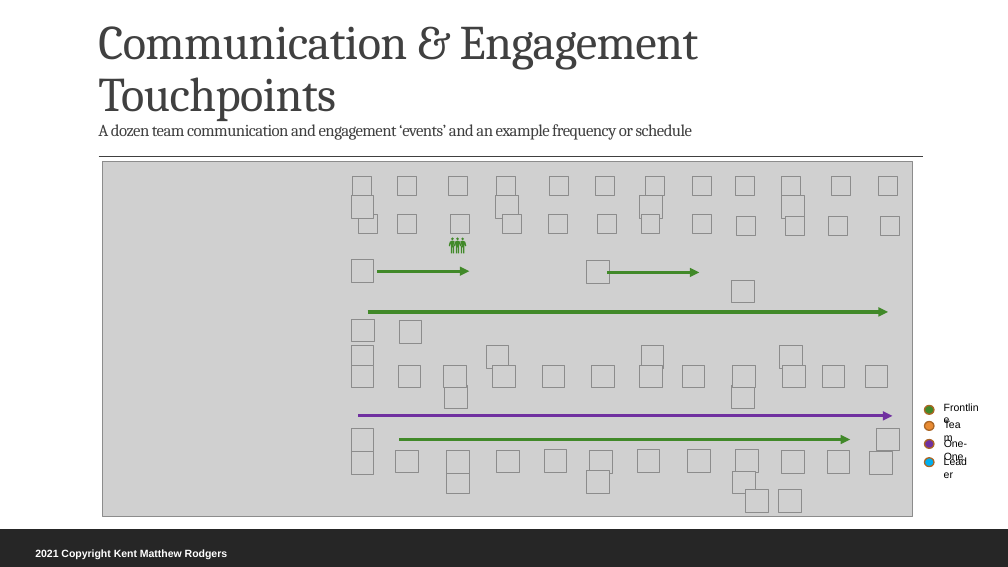
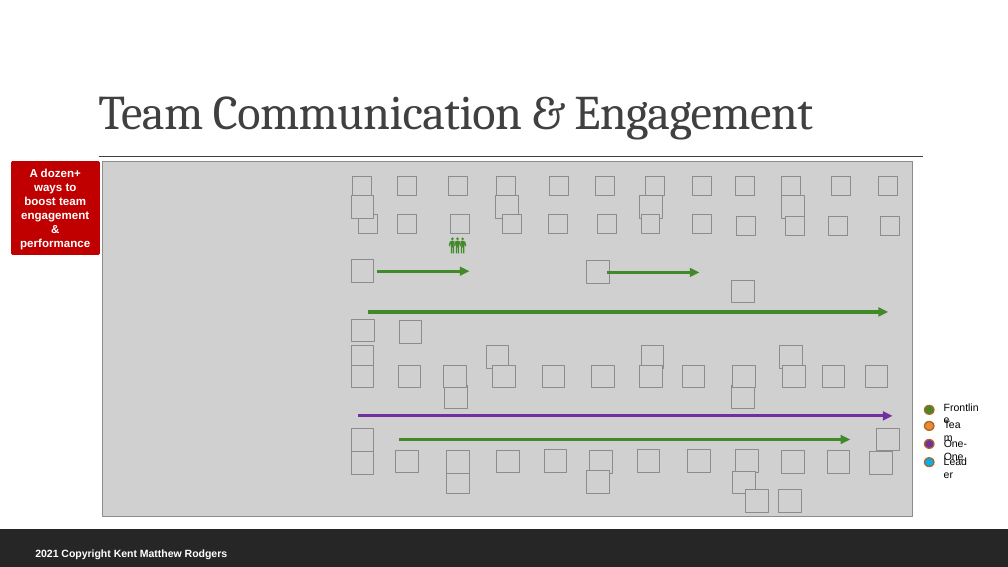
Before and after one commit to rodgerskent/package-delivery, a slide deck: slide 6 of 210112_PackageDelivery_Presentation.pptx. Drawn at 1008x567 pixels with LibreOffice and Linux fonts; fonts in the diff are those of the drawing; grey boxes stand for pictures. Boxes give left, top, right and bottom in pixels: in the first picture for what was removed or moved away, otherwise in the second. Text is boxed around its words. In the diff, an @@ line names an element or a change of style, - is before the commit and + after.

```diff
--- a/210112_PackageDelivery_Presentation.pptx
+++ b/210112_PackageDelivery_Presentation.pptx
@@ title at [98, 96, 813, 140]: text changed; size 16 to 46 pt @@
-Communication & Engagement Touchpoints
-A dozen team communication and engagement ‘events’ and an example frequency or schedule
+Team Communication & Engagement
@@ rectangle added at [12, 163, 98, 253], fill #C00000, outline #C00000 3 pt, 11 pt, text #FFFFFF, bold @@
+A dozen+ ways to boost team engagement & performance
```
Also in this commit, not shown: 4 other slides changed, 2 slides added, 1 slide removed, 2 other files.
